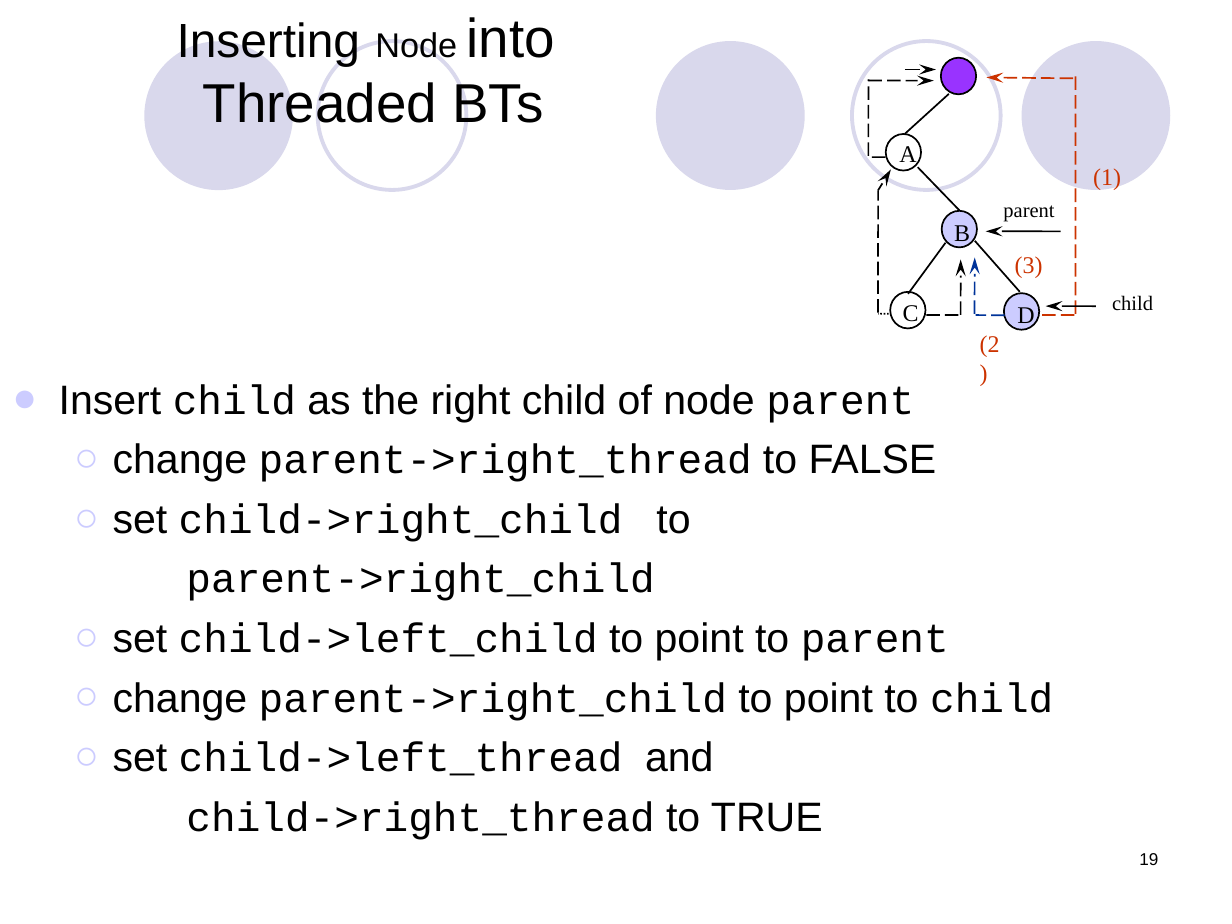
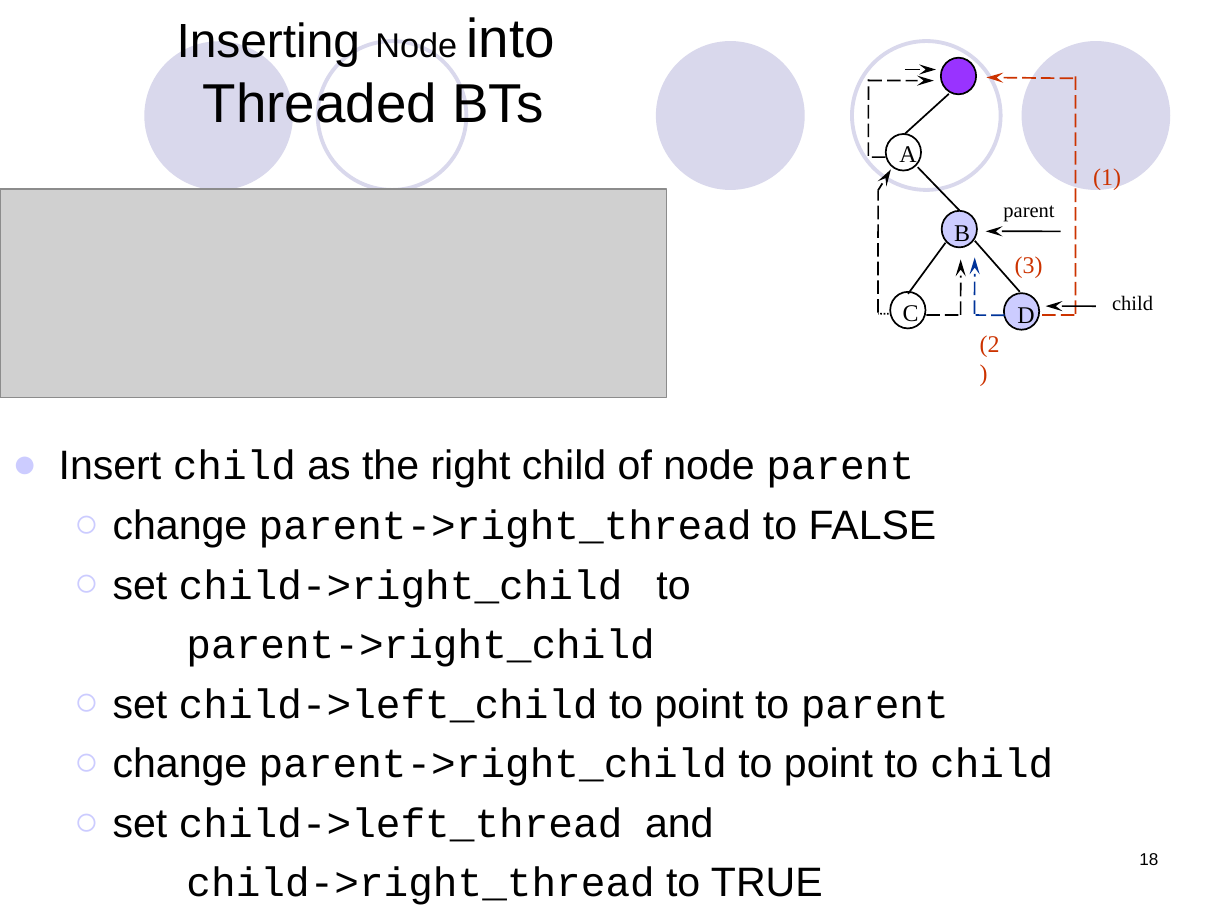
Before and after one commit to Rustam-Z/data-structures-and-algorithms, a slide deck: slide 18 of lecture notes/Threaded_Binary-_TREES.ppt (slide 19 before the commit). Drawn at 1232x924 pixels with LibreOffice and Linux fonts; fonts in the diff are those of the drawing; grey boxes stand for pictures. Boxes give left, top, right and bottom in pixels: in the first picture for what was removed or moved away, otherwise in the second. Text is boxed around its words. In the diff, an @@ line names an element or a change of style, - is before the commit and + after.

```diff
--- a/lecture notes/Threaded_Binary-_TREES.ppt
+++ b/lecture notes/Threaded_Binary-_TREES.ppt
@@ picture added at [0,188,667,397] @@
@@ text "Insert child as the right ...": place and size @@
-text "Insert child as the right ..." at [59,384,1053,840]
+text "Insert child as the right ..." at [59,449,1053,905]
@@ page number at [1139,853,1158,865]: text changed @@
-19
+18
```
Also in this commit, not shown: 10 other slides changed, 1 slide added, 2 slides removed, 10 other files.
